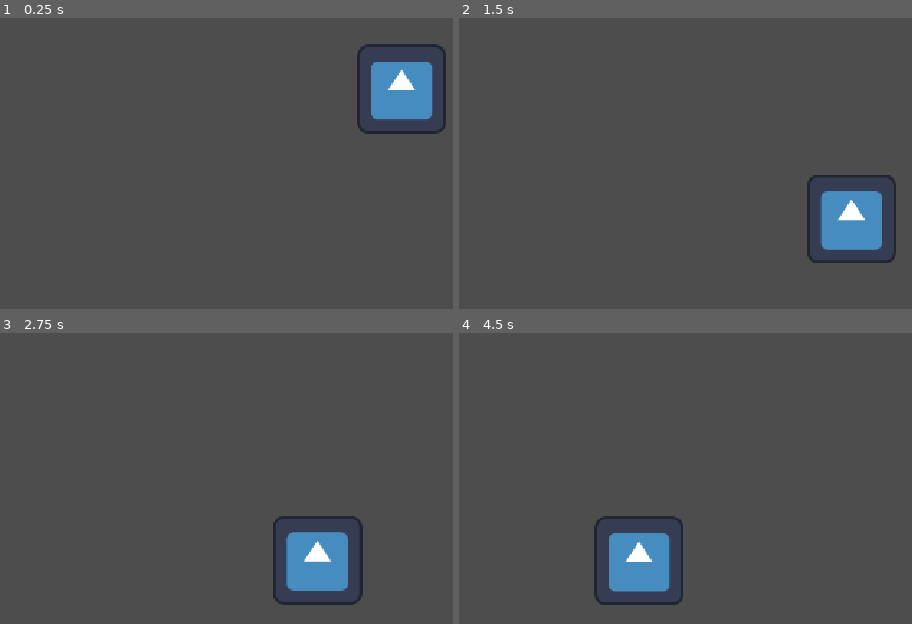
Above: before the commit, frames 1-4 (two rows, left to right).
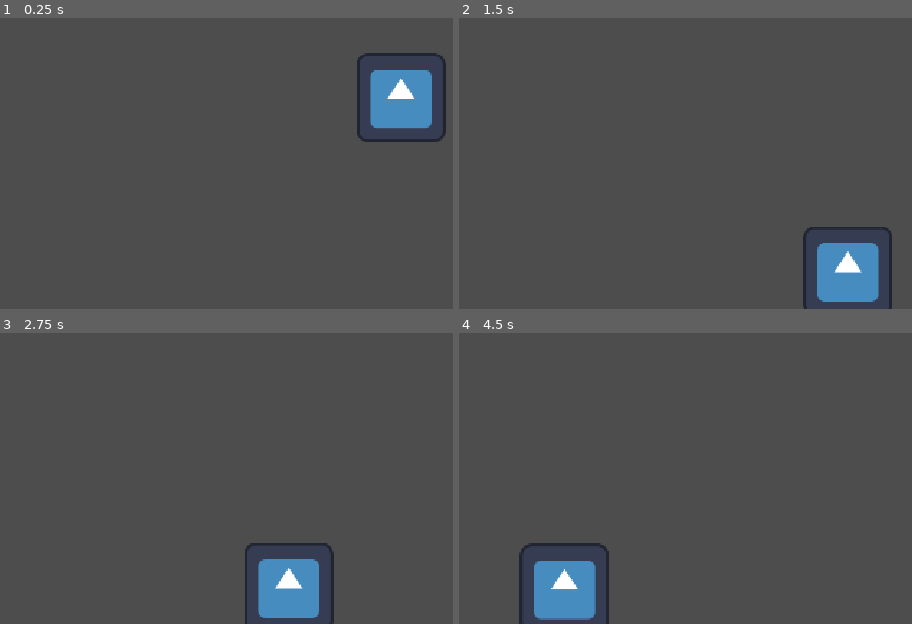
Above: after the commit, the same moments.

Repository: StephenResch/TechGames2627
Game: Godot game, scene res://basic_enemy.tscn
Same seed, same stepped clock (60 frames per second), same inputs: the game is played once before the commit and once after it. The project has no main scene, so this scene is started directly. The engine's default icon, where the game draws it, is replaced by a stand-in: a white triangle on a blue panel in a dark square.
Inputs:
- Up to frame 1 (0.25 s): no input
- Up to frame 2 (1.5 s): hold D (move_right) 0.53-1.28 s; hold S (move_down) from 1.28 s (still down)
- Up to frame 3 (2.75 s): release S (move_down) at 2.03 s; hold D (move_right) from 2.03 s (still down)
- Up to frame 4 (4.5 s): release D (move_right) at 2.78 s; hold W (move_up) 2.78-3.53 s; hold A (move_left) from 3.53 s (still down)

The runs differ from the first frame. In frame 1, 2.1% of the frame differs, in the area x 78-99%, y 8-43%; in frame 2, 5.9%; in frame 3, 5.0%; in frame 4, 6.8%, in the area x 13-50%, y 62-100%.

Commit message:
9/2/2026
Enemy chase behavior in progress

Diff:
--- a/tech-games-2627/basic_enemy.gd
+++ b/tech-games-2627/basic_enemy.gd
@@ -1,10 +1,12 @@
 extends CharacterBody2D
 
-@export var speed: float = 150.0
 @onready var timer: Timer = $Timer
 var screen_size
+var movement_direction: Vector2 = Vector2.ZERO
+@export var speed = 200
+@export var damage = 5
+@export var health = 30
 
-var movement_direction: Vector2 = Vector2.ZERO
 
 func _ready() -> void:
 	screen_size = get_viewport_rect().size
--- a/tech-games-2627/player.gd
+++ b/tech-games-2627/player.gd
@@ -1,5 +1,5 @@
 extends Area2D
-
+signal player_position(position)
 @export var speed = 200
 @export var damage = 10
 @export var health = 100
@@ -30,6 +30,7 @@
 
 	position += velocity * delta
 	position = position.clamp(Vector2.ZERO, screen_size)
+	print(position)
 
 	if velocity.x != 0:
 		$AnimatedSprite2D.animation = "walk"
